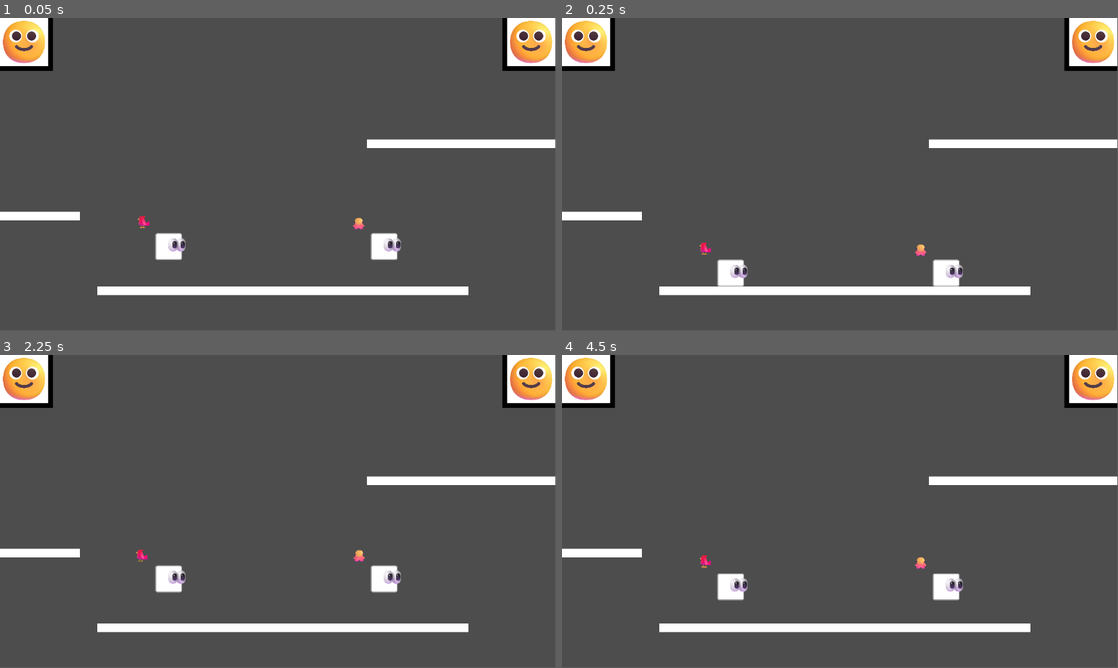
Above: before the commit, frames 1-4 (two rows, left to right).
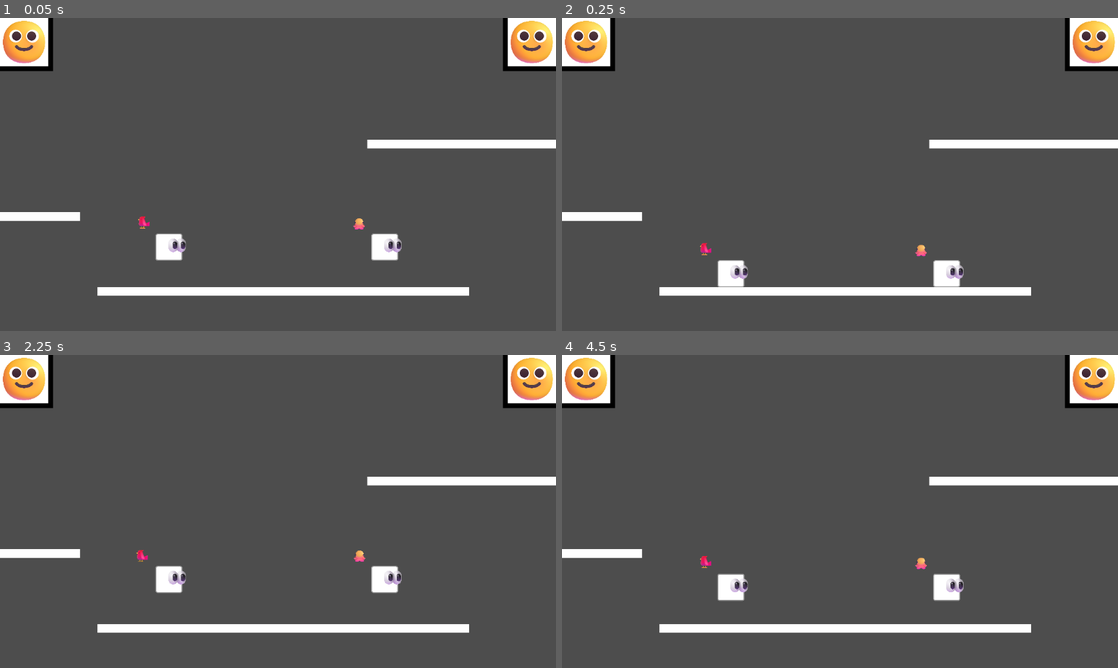
Above: after the commit, the same moments.

Repository: oixel/SCFG
Game: Godot game, scene res://main.tscn
Same seed, same stepped clock (60 frames per second), same inputs: the game is played once before the commit and once after it.
Inputs:
- Up to frame 1 (0.05 s): no input
- Up to frame 2 (0.25 s): no input
- Up to frame 3 (2.25 s): tap Enter at 0.5, 2 s; hold R 0.53-1.28 s; tap Space at 1.25 s; tap R at 1.35 s; hold R from 2.03 s (still down)
- Up to frame 4 (4.5 s): tap Space at 2.75, 4.25 s; release R at 2.78 s; tap R at 2.85, 4.35 s; tap Enter at 3.5 s; hold R 3.53-4.28 s
In our replay, the window is 799x449 before the commit and 800x450 after it. These sizes can differ from the game's own. Grey fills any space a smaller window leaves; there, only what the larger window draws over its background counts as a difference.

The runs differ from the first frame. In frame 1, 1.2% of the frame differs, in the area x 0-100%, y 0-89%; in frame 2, 1.2%; in frame 3, 1.2%; in frame 4, 1.2%.

Commit message:
Comment out cod

Diff:
--- a/Scenes/Player/player.tscn
+++ b/Scenes/Player/player.tscn
@@ -9,7 +9,6 @@
 [node name="Player" type="CharacterBody2D" node_paths=PackedStringArray("totem_point") groups=["Player"]]
 collision_layer = 2
 script = ExtResource("1_qpsbt")
-player_number = 0
 totem_point = NodePath("TotemPoint")
 
 [node name="PlayerSprite" type="Sprite2D" parent="."]
--- a/Scripts/Player/Player.gd
+++ b/Scripts/Player/Player.gd
@@ -1,26 +1,33 @@
 extends CharacterBody2D
 
-@export var player_number = 1
+# Used in altering portrait's reaction
+@export var signal_handler : Node
+
+# Differentiates player controls depending on if 1 or 2
+@export_range(1, 2) var player_number : int
+
+# Used to check button presses for different players
 @onready var p_string = "P" + str(player_number) + "_"
 
-@export var signal_handler : Node
-
+# Stores point where totem should go to
 @export var totem_point : Node
 
-
+# Objects that get changed during crouch
 @onready var sprite = $PlayerSprite
 @onready var sprite_start_scale = sprite.scale.y
 @onready var collider = $Collider
 @onready var collider_start_scale = collider.scale.y
 
+# Different movement variables
 const WALK_SPEED = 500.0
 const CROUCH_SPEED = 250.0
 const JUMP_STRENGTH = 12
+@onready var speed = WALK_SPEED
 
+# Changes how fast player falls while in air
 var weight = 6
 
-@onready var speed = WALK_SPEED
-
+# Changes how fast crouch animation occurs
 const CROUCH_TWEEN_SPEED = 0.025
 
 # Get the gravity from the project settings to be synced with RigidBody nodes.
--- a/project.godot
+++ b/project.godot
@@ -14,6 +14,10 @@
 run/main_scene="res://main.tscn"
 config/features=PackedStringArray("4.2", "Forward Plus")
 config/icon="res://icon.svg"
+
+[display]
+
+window/stretch/mode="viewport"
 
 [input]
 
Not shown: 1 places in main.tscn that only renumber resources
